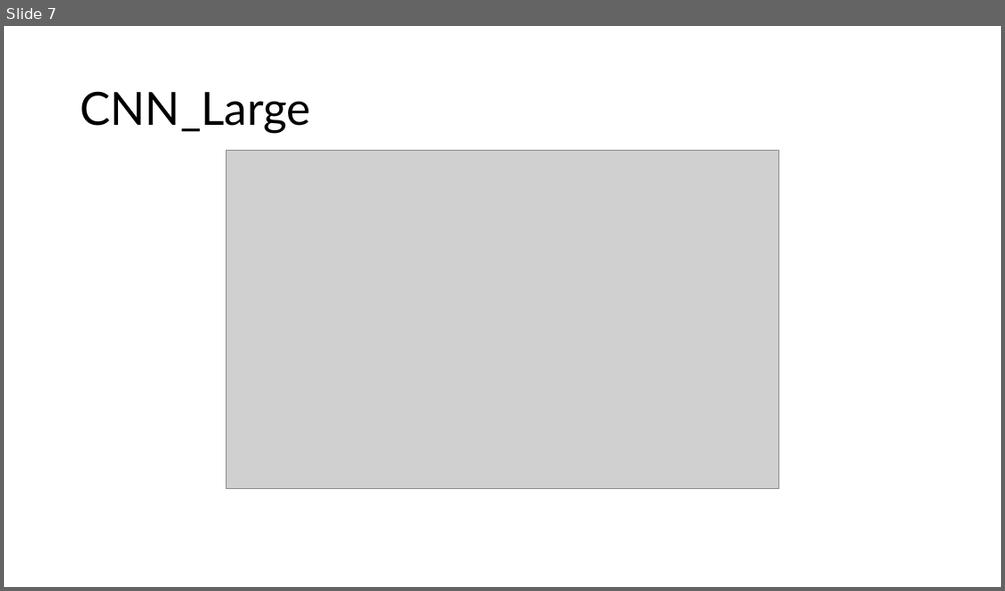
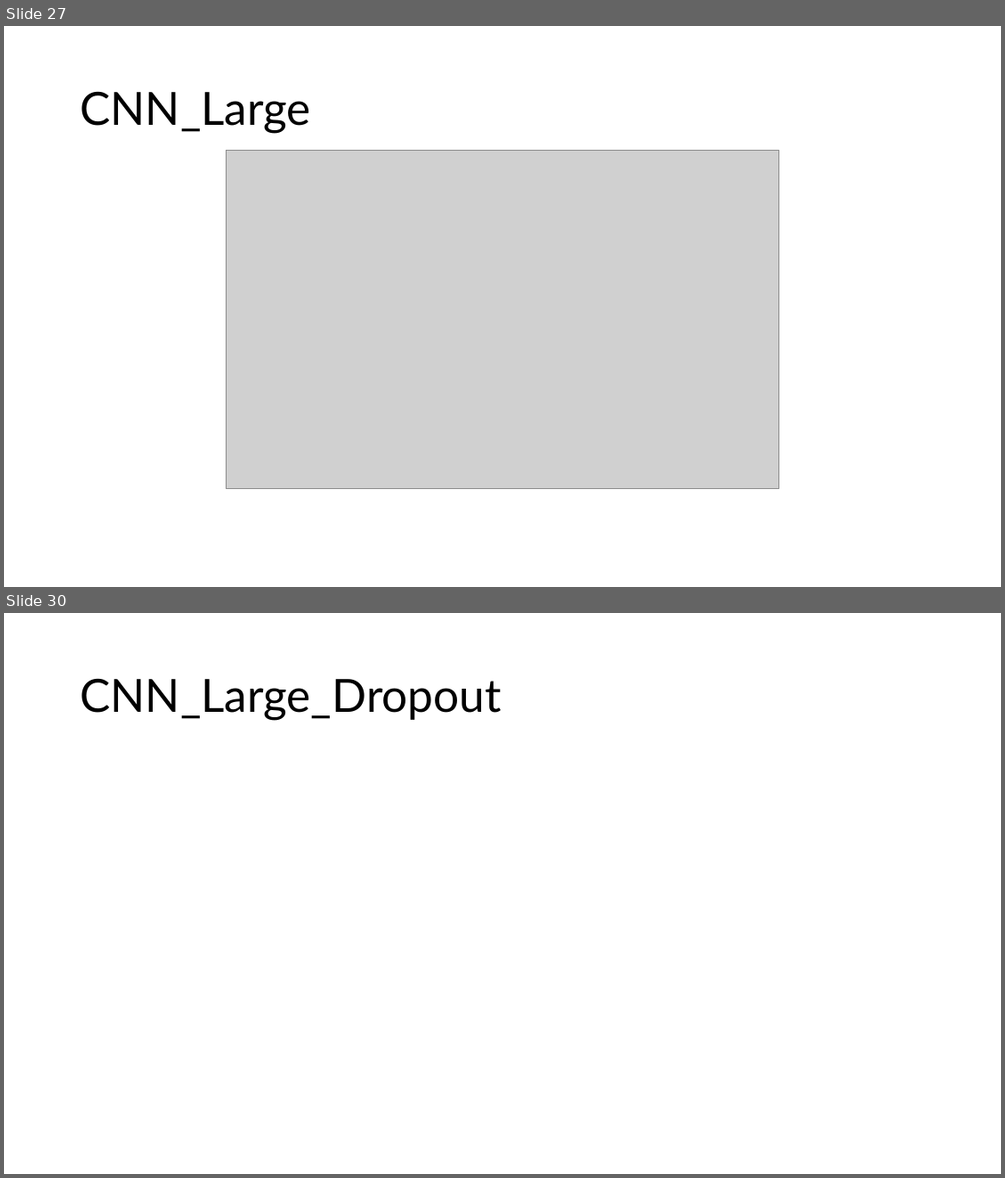
Before and after one commit to aleksanderrut/Lab_ML_in_Phy, a slide deck: Projekt2/Prezentacja.pptx. Shown one above the other, each under a label of ours: slide 7 before the commit, slides 27 and 30 after it; the slides between them are not shown. The pictures are 1005x591 and 1005x1178 pixels, drawn with LibreOffice and Linux fonts; fonts in the diff are those of the drawing; grey boxes stand for pictures. Boxes give left, top, right and bottom in pixels: in the first picture for what was removed or moved away, otherwise in the second. Text is boxed around its words. In the diff, an @@ line names an element or a change of style, - is before the commit and + after.

```diff
--- a/Projekt2/Prezentacja.pptx
+++ b/Projekt2/Prezentacja.pptx
@@ slide 30 added at [4, 613, 1001, 1174], background #FFFFFF @@
@@ title added at [80, 678, 501, 720], 44 pt, text #000000 @@
+CNN_Large_Dropout
@@ what was slide 7 is now slide 27 @@
```
Also in this commit, not shown: 3 slides changed, 26 other slides added, 3 other files.
